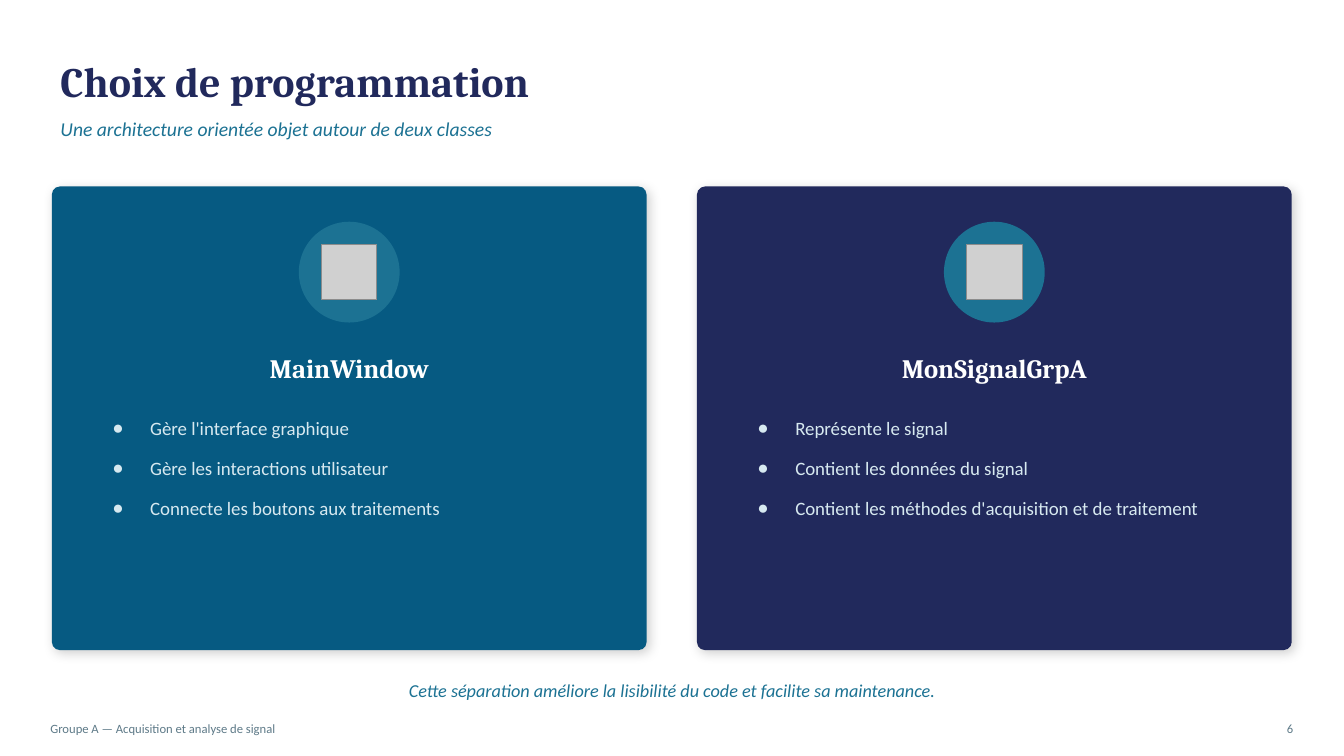
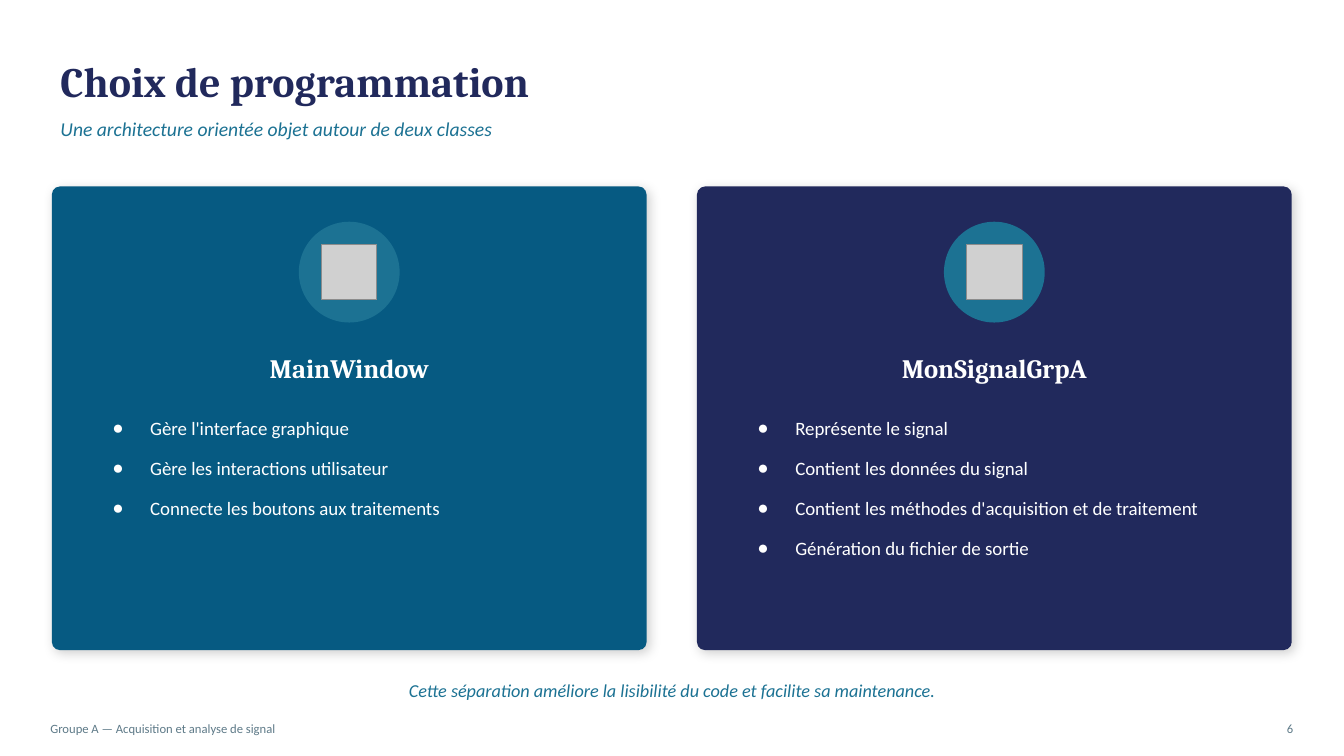
Before and after one commit to ClementBaty/m2_2025-2026, a slide deck: slide 8 of Presentation_Projet_Groupe_A.pptx (slide 7 before the commit). Drawn at 1344x756 pixels with LibreOffice and Linux fonts; fonts in the diff are those of the drawing; grey boxes stand for pictures. Boxes give left, top, right and bottom in pixels: in the first picture for what was removed or moved away, otherwise in the second. Text is boxed around its words. In the diff, an @@ line names an element or a change of style, - is before the commit and + after.

```diff
--- a/Presentation_Projet_Groupe_A.pptx
+++ b/Presentation_Projet_Groupe_A.pptx
@@ text "Gère l'interface graphique" at [150,422,440,515]: text colour #D7E9F0 to #FFFFFF @@
@@ text at [795,422,1198,518]: text colour #D7E9F0 to #FFFFFF in "Représente le signal", "Contient les données du signal", "Contient les méthodes d'acquisition et de traitement" @@
@@ text at [795,542,1029,555]: paragraph added @@
+● Génération du fichier de sortie
```
Also in this commit, not shown: 3 other slides changed, 1 slide added.
